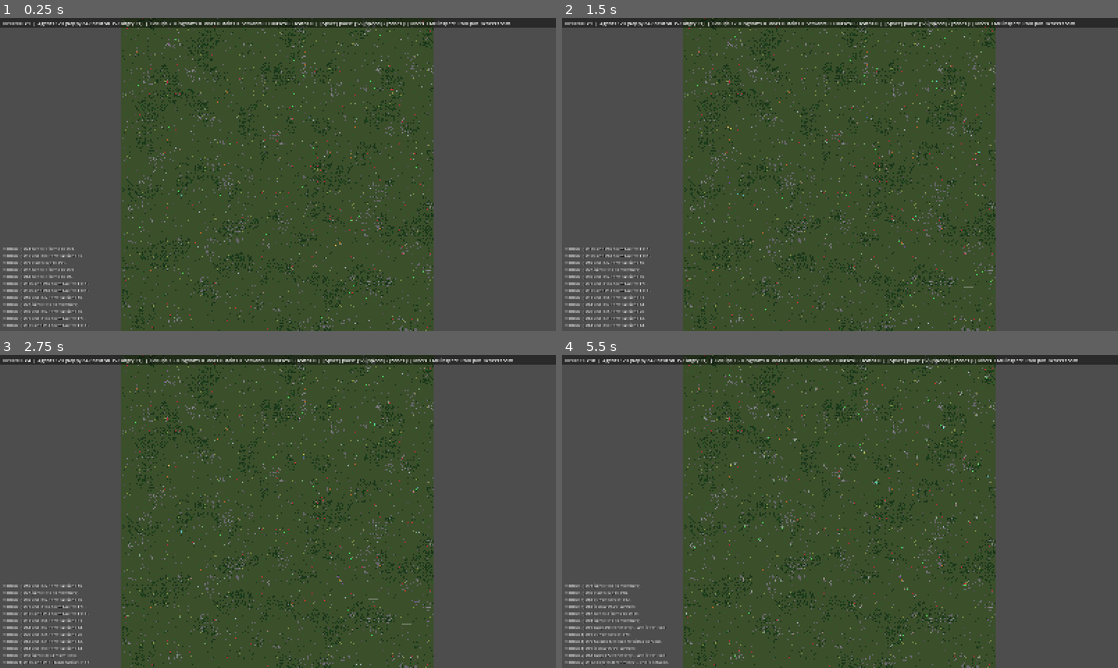
Above: before the commit, frames 1-4 (two rows, left to right).
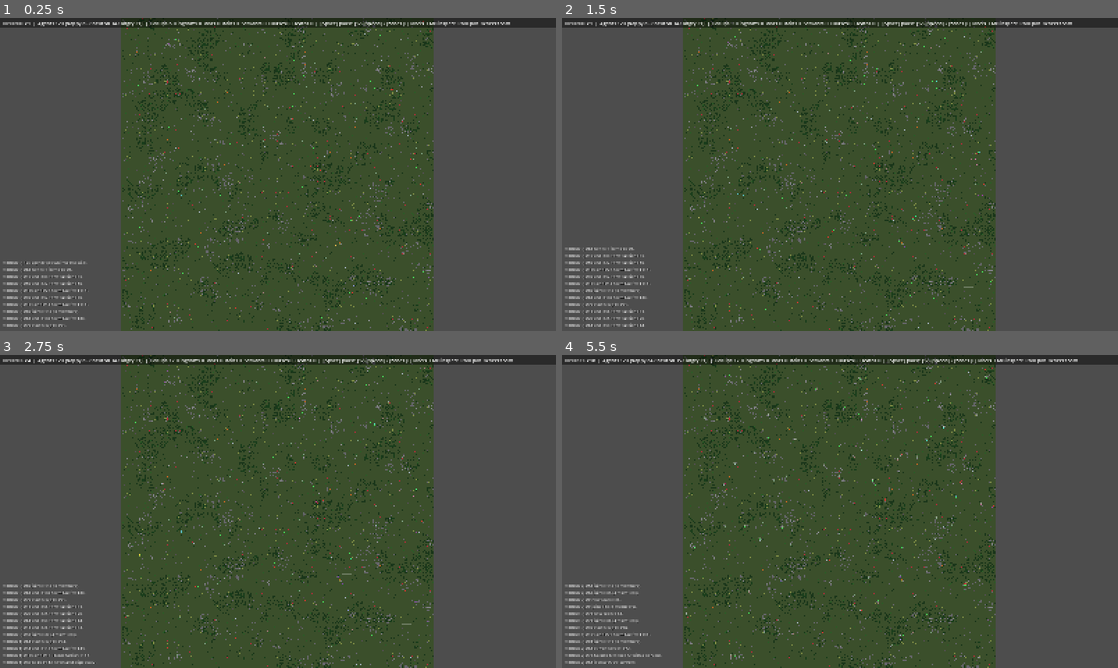
Above: after the commit, the same moments.

Repository: Blortlett/ColonySurvival
Game: Godot game, scene res://main.tscn
The game is run twice, just before and just after one commit, with the same random seed, the same clock (stepped at 60 frames per second) and the same inputs.
Inputs (mouse positions are in pixels of both pictures, inside the frame that each line leads up to):
- Up to frame 1 (0.25 s): no input
- Up to frame 2 (1.5 s): tap Enter at 0.5 s; move the mouse to (962, 158) at 0.52 s; tap 1 at 0.6 s; click (962, 158) at 0.67 s; tap Space at 0.77, 1.25 s; move the mouse to (728, 190) at 1.27 s; tap 2 at 1.35 s; click (728, 190) at 1.42 s
- Up to frame 3 (2.75 s): tap Space at 1.52 s; tap Enter at 2 s; move the mouse to (333, 442) at 2.02 s; tap 3 at 2.1 s; click (333, 442) at 2.17 s
- Up to frame 4 (5.5 s): move the mouse to (812, 574) at 2.77 s; tap 4 at 2.85 s; click (812, 574) at 2.92 s; tap Space at 3.02, 3.5, 3.77, 4.52 s; move the mouse to (1006, 558) at 3.52 s; tap 5 at 3.6 s; click (1006, 558) at 3.67 s; tap Enter at 4.25 s; move the mouse to (673, 464) at 4.27 s; tap Z at 4.35 s; click (673, 464) at 4.42 s; move the mouse to (867, 511) at 5.02 s; tap L at 5.1 s; click (867, 511) at 5.17 s

The runs differ from the first frame. In frame 1, 0.6% of the frame differs, in the area x 0-64%, y 1-100%; in frame 2, 0.8%, in the area x 4-93%, y 0-97%; in frame 3, 0.6%; in frame 4, 0.8%.

Commit message:
B3: per-job think intervals
Agents think every 0.25 s in fights, flight, raids and defence (and with
no job), 0.5 s otherwise; jobs set from outside think bring the next
think forward. Social scans keep their own 0.25 s timer, and idle stays
at 0.5 s: the plan's slower scans and 1.0 s idle changed fight and raid
rates (see the notes). Adds --seed=N and social / fight-source counters
to the bench. Bench 188.7 s -> 173.8 s.

Co-Authored-By: Claude Opus 5.5 <noreply@anthropic.com>

Diff:
--- a/Main.gd
+++ b/Main.gd
@@ -179,6 +179,8 @@
 			World.step(Cfg.MAX_SIM_STEP)
 		print(_bench_line(m + 1, Time.get_ticks_msec() - s0))
 	print("deaths by cause: %s" % World.death_causes)
+	print("social: %s" % World.social_counts)
+	print("fight sources: %s" % World.fight_sources)
 	print("--- %d sim minutes in %.1f s real ---" % [minutes, (Time.get_ticks_msec() - t0) / 1000.0])
 	var keys := World.prof.keys()
 	keys.sort_custom(func(x, y): return World.prof[x] > World.prof[y])
--- a/agent/Agent.gd
+++ b/agent/Agent.gd
@@ -30,6 +30,8 @@
 var path: Array[Vector2i] = []
 var path_i := 0
 var think_t := 0.0
+var last_think := -1.0 # sim time of the last think (B3: intervals vary by job)
+var social_t := 0.0 # social scans keep the base 0.25 s between slower thinks (B3)
 var attack_cd := 0.0
 var last_attacker := -1
 var rebel_t := 0.0
--- a/agent/Brain.gd
+++ b/agent/Brain.gd
@@ -8,6 +8,7 @@
 const NODE_SEARCH := 70.0
 
 static var _blacklist := {} # "agent_id:cell" -> expiry time
+static var _thinking: Agent = null # the agent inside think(), whose next think is set after it
 
 
 static func update(a: Agent, dt: float) -> void:
@@ -16,11 +17,26 @@
 		return
 	a.attack_cd -= dt
 	a.think_t -= dt
+	a.social_t -= dt
 	if a.think_t <= 0.0:
-		a.think_t += Cfg.THINK_INTERVAL
 		var t := Time.get_ticks_usec()
+		_thinking = a
+		World.social_counts.thinks += 1
 		think(a)
+		_thinking = null
+		a.last_think = SimClock.time
+		a.think_t += think_interval(a.job)
+		a.social_t = Cfg.THINK_INTERVAL
 		World.prof_add("think", t)
+	elif a.social_t <= 0.0:
+		# Between slower thinks, still look around at the base rate: encounters with
+		# passers-by (meetings, robberies, fights) need it to keep their rates.
+		a.social_t += Cfg.THINK_INTERVAL
+		if a.job == null or a.job.prio < Job.PRIO_CRITICAL:
+			var ts := Time.get_ticks_usec()
+			Relations.meet(a)
+			Social.scan(a)
+			World.prof_add("think_social", ts)
 	if a.job:
 		if World.profiling:
 			var t2 := Time.get_ticks_usec()
@@ -49,6 +65,22 @@
 			a.job.task.claimed_by = -1
 	a.job = j
 	a.path.clear()
+	# A job ending, or one set from outside think (a fight, a flight), brings the next
+	# think forward to that job's interval.
+	if a != _thinking and a.think_t > think_interval(j):
+		a.think_t = think_interval(j)
+
+
+## Seconds between thinks for this job (B3). No job: the base 0.25 s, to pick one quickly.
+static func think_interval(j: Job) -> float:
+	if j == null:
+		return Cfg.THINK_INTERVAL
+	match j.kind:
+		Job.Kind.FIGHT, Job.Kind.FLEE, Job.Kind.RAID, Job.Kind.DEFEND:
+			return Cfg.THINK_INTERVAL
+		Job.Kind.WANDER, Job.Kind.IDLE, Job.Kind.WARM:
+			return Cfg.THINK_IDLE
+	return Cfg.THINK_WORK
 
 
 static func flee(a: Agent, from: Vector2, from_id: int, prio: int = Job.PRIO_CRITICAL, dist: int = 10) -> void:
@@ -173,7 +205,7 @@
 
 
 static func _rebellion_check(a: Agent) -> void:
-	a.rebel_t += Cfg.THINK_INTERVAL
+	a.rebel_t += Cfg.THINK_INTERVAL if a.last_think < 0.0 else SimClock.time - a.last_think
 	if a.rebel_t < Cfg.REBEL_CHECK_SECS:
 		return
 	a.rebel_t = 0.0
--- a/combat/Combat.gd
+++ b/combat/Combat.gd
@@ -4,6 +4,11 @@
 static func start_fight(att: Agent, vic: Agent, to_death: bool = false) -> void:
 	if not att.alive or not vic.alive or att == vic:
 		return
+	World.social_counts.fights += 1
+	if World.profiling:
+		var st := get_stack()
+		var src: String = st[1]["function"] if st.size() > 1 else "?"
+		World.fight_sources[src] = World.fight_sources.get(src, 0) + 1
 	var j := Job.new(Job.Kind.FIGHT, Job.PRIO_CRITICAL)
 	j.target_id = vic.id
 	j.to_death = to_death
--- a/core/Cfg.gd
+++ b/core/Cfg.gd
@@ -155,6 +155,9 @@
 
 # --- AI ---
 const THINK_INTERVAL := 0.25
+# Per-job think intervals (Performance Plan B3, start): fights, flight and raids keep 0.25 s.
+const THINK_WORK := 0.5 # gathering, tasks, crafting, deliveries
+const THINK_IDLE := 0.5 # wandering, idling, warming up (1.0 tripled raids; see Performance Plan B3)
 const WANDER_RADIUS := 10
 const LOOT_SEEK_RADIUS := 10
 const MAX_SIM_STEP := 0.1
--- a/faction/Relations.gd
+++ b/faction/Relations.gd
@@ -62,6 +62,7 @@
 		return false
 	if not ready("meet", fa, fb, Cfg.GROUP_MEET_COOLDOWN):
 		return false
+	World.social_counts.group_meetings += 1
 	var s := score(fa, fb)
 	if s >= Cfg.ALLY_AT and World.rng.randf() < Cfg.ALLY_CHANCE:
 		Kingdoms.try_ally(fa, fb)
--- a/social/Social.gd
+++ b/social/Social.gd
@@ -68,6 +68,7 @@
 	var give_a := _surplus_for(a, b)
 	var give_b := _surplus_for(b, a)
 	if give_a != "" or give_b != "":
+		World.social_counts.trades += 1
 		# A trade: one or both sides hand over 2 of something the other is short of.
 		if give_a != "":
 			a.inv.remove(give_a, 2)
@@ -150,6 +151,7 @@
 		Combat.start_fight(a, b)
 	else:
 		var n := Combat.rob(a, b, Cfg.DEMAND_FRACTION)
+		World.social_counts.robberies += 1
 		b.change_mood(-15.0)
 		b.change_opinion(a.id, -40.0)
 		if n > 0:
--- a/world/World.gd
+++ b/world/World.gd
@@ -29,6 +29,8 @@
 var started := false
 var deaths := 0
 var death_causes := {"killed": 0, "cold": 0, "hunger": 0}
+var social_counts := {"trades": 0, "robberies": 0, "group_meetings": 0, "fights": 0, "thinks": 0} # bench rates (B3)
+var fight_sources := {} # caller of Combat.start_fight -> count (bench diagnostics)
 var gear_fights := {"armoured_won": 0, "armoured_lost": 0} # kills between armoured and unarmoured agents (v3)
 
 # Cached privilege-zone owner per cell, rebuilt when a house fire starts/stops burning.
@@ -57,7 +59,11 @@
 
 
 func setup() -> void:
-	rng.seed = Cfg.SEED if Cfg.SEED != 0 else randi()
+	var seed: int = Cfg.SEED
+	for arg in OS.get_cmdline_user_args():
+		if arg.begins_with("--seed="):
+			seed = int(arg.get_slice("=", 1)) # bench comparisons across seeds
+	rng.seed = seed if seed != 0 else randi()
 	astar.region = Rect2i(0, 0, Cfg.MAP_W, Cfg.MAP_H)
 	astar.cell_size = Vector2.ONE
 	astar.diagonal_mode = AStarGrid2D.DIAGONAL_MODE_ONLY_IF_NO_OBSTACLES
Not shown, changed: Docs/Performance_Plan.md
